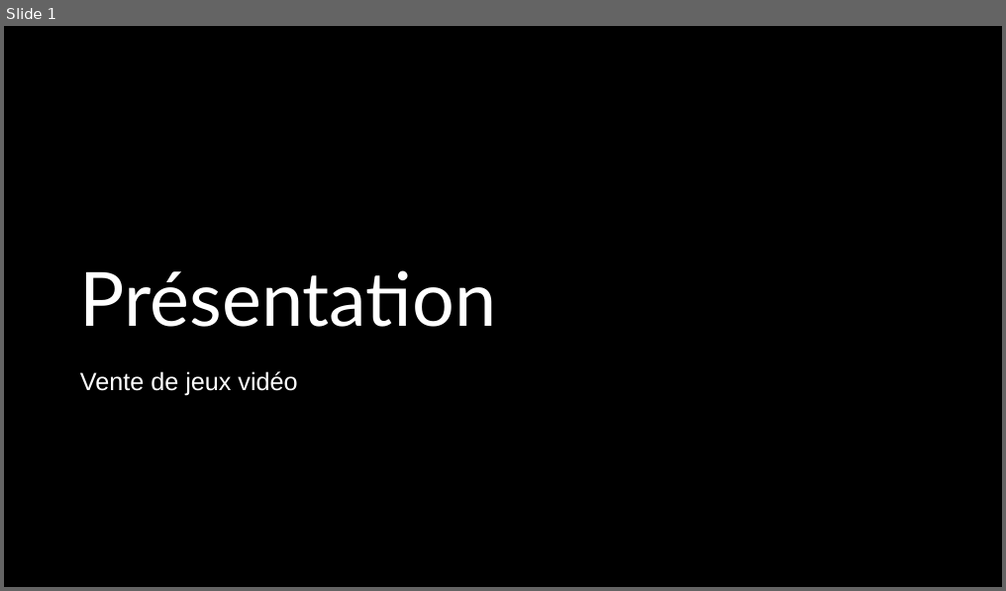
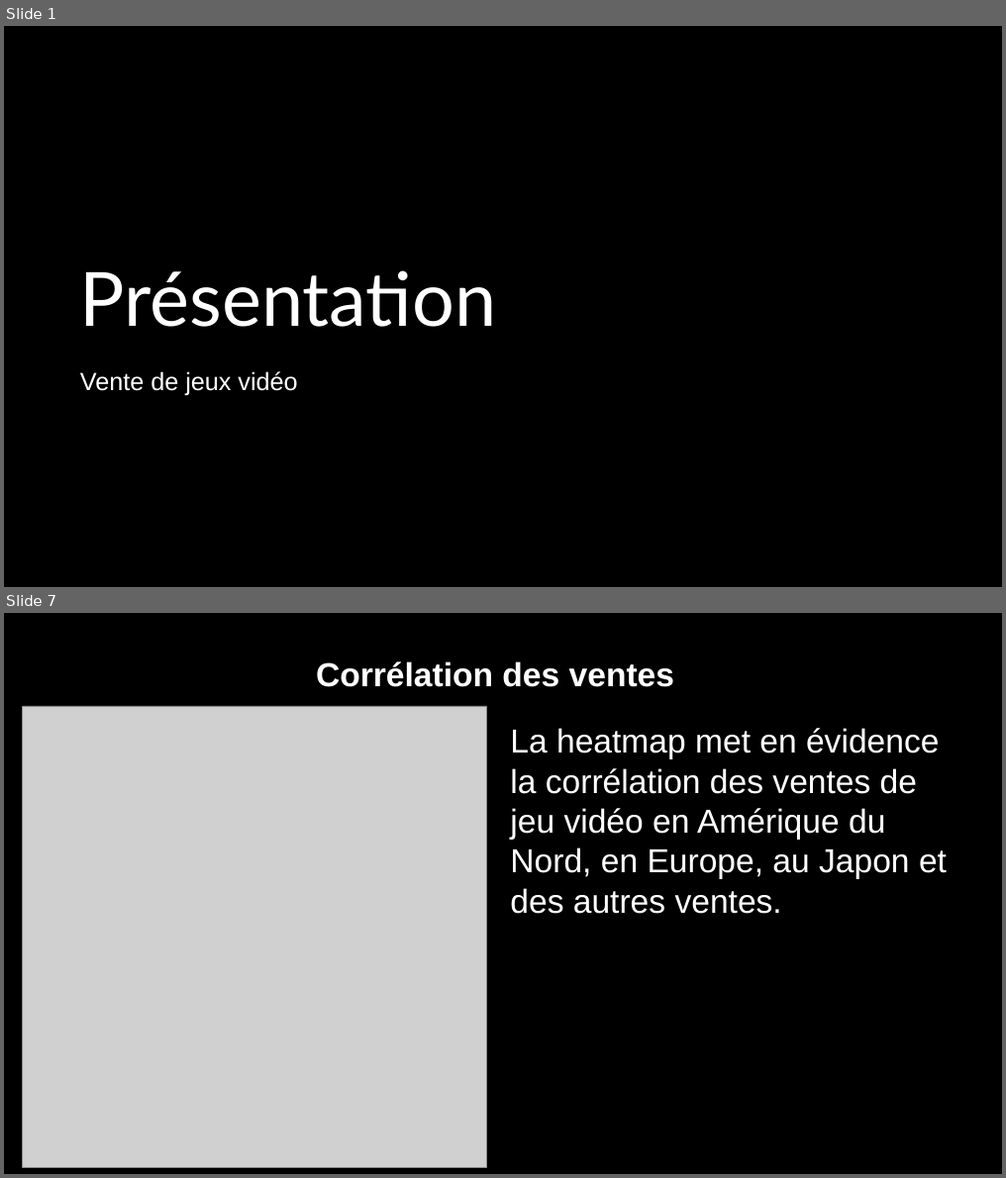
Before and after one commit to barlax91/Presentation-dataset, a slide deck: salesvg.pptx. Shown one above the other, each under a label of ours: slide 1 before the commit, slides 1 and 7 after it; the slides between them are not shown. The pictures are 1006x591 and 1006x1178 pixels, drawn with LibreOffice and Linux fonts; fonts in the diff are those of the drawing; grey boxes stand for pictures; background and template pictures are left out; a plain dark background stands for a picture behind light text. Boxes give left, top, right and bottom in pixels: in the first picture for what was removed or moved away, otherwise in the second. Text is boxed around its words. In the diff, an @@ line names an element or a change of style, - is before the commit and + after.

```diff
--- a/salesvg.pptx
+++ b/salesvg.pptx
@@ slide 7 added at [4, 613, 1002, 1174], background picture (left out) @@
@@ rectangle added at [4, 613, 1002, 1174], fill #000000 @@
@@ text added at [316, 662, 674, 687], 32 pt, text #FFFFFF, bold @@
+Corrélation des ventes
@@ picture added at [23, 706, 487, 1167] @@
@@ text added at [510, 728, 946, 914], 32 pt, text #FFFFFF @@
+La heatmap met en évidence la corrélation des ventes de jeu vidéo en Amérique du Nord, en Europe, au Japon et des autres ventes.
```
Also in this commit, not shown: 1 slide changed, 6 other slides added, 1 slide removed, 2 other files.
